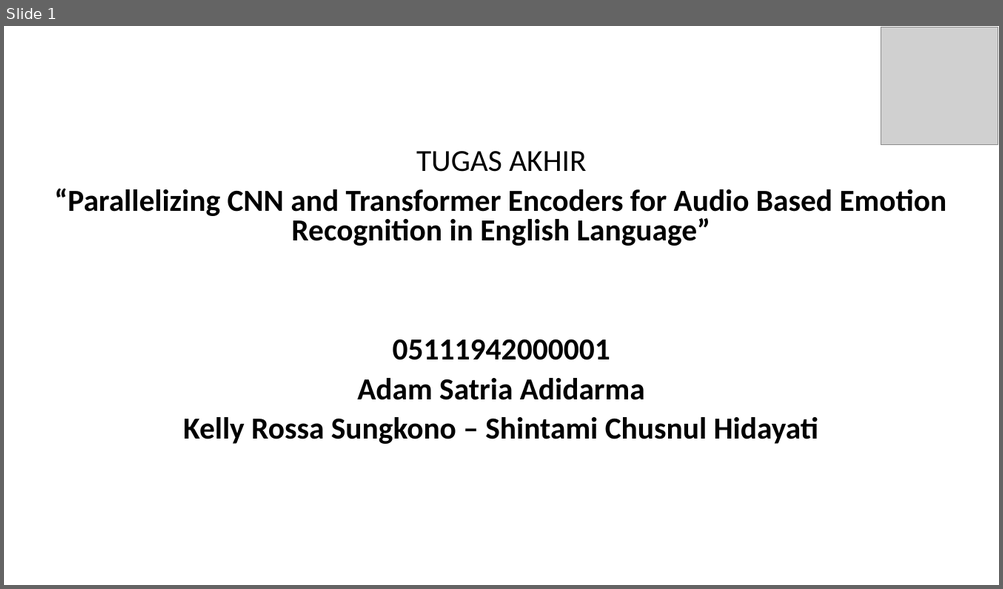
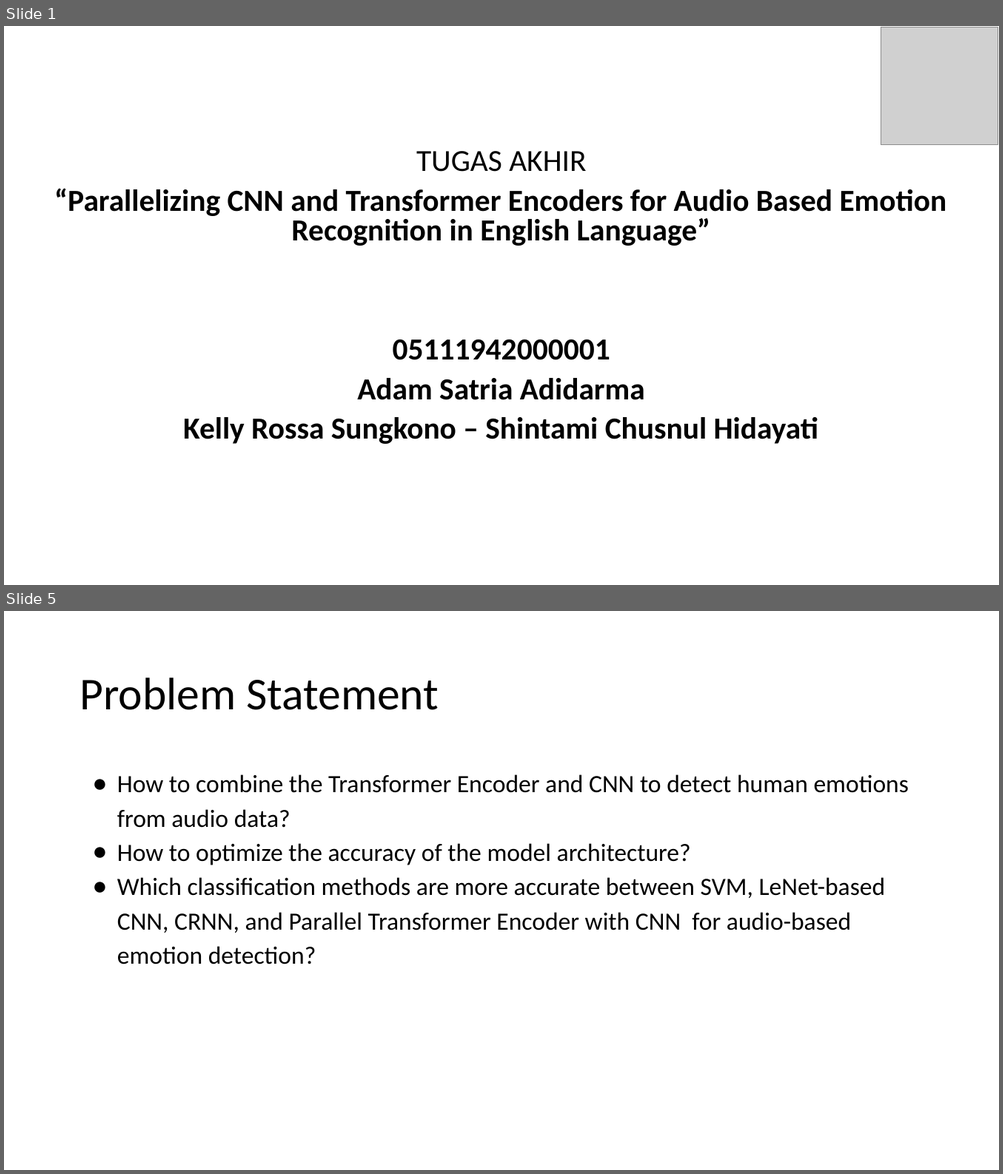
Before and after one commit to satria-ui/TugasAkhir2023, a slide deck: Template presentasi TA.pptx. Shown one above the other, each under a label of ours: slide 1 before the commit, slides 1 and 5 after it; the slides between them are not shown. The pictures are 1003x589 and 1003x1174 pixels, drawn with LibreOffice and Linux fonts; fonts in the diff are those of the drawing; grey boxes stand for pictures; background and template pictures are left out. Boxes give left, top, right and bottom in pixels: in the first picture for what was removed or moved away, otherwise in the second. Text is boxed around its words. In the diff, an @@ line names an element or a change of style, - is before the commit and + after.

```diff
--- a/Template presentasi TA.pptx
+++ b/Template presentasi TA.pptx
@@ slide 5 added at <box>4,611,999,1170</box>, background picture (left out) @@
@@ title added at <box>79,678,438,710</box>, 44 pt, text #000000 @@
+Problem Statement
@@ text added at <box>117,775,908,965</box>, 24 pt, text #000000 @@
+● How to combine the Transformer Encoder and CNN to detect human emotions from audio data?
+● How to optimize the accuracy of the model architecture?
+● Which classification methods are more accurate between SVM, LeNet-based CNN, CRNN, and Parallel Transformer Encoder with CNN for audio-based emotion detection?
```
Also in this commit, not shown: 1 slide changed, 18 other slides added, 6 slides removed, 1 other file.
